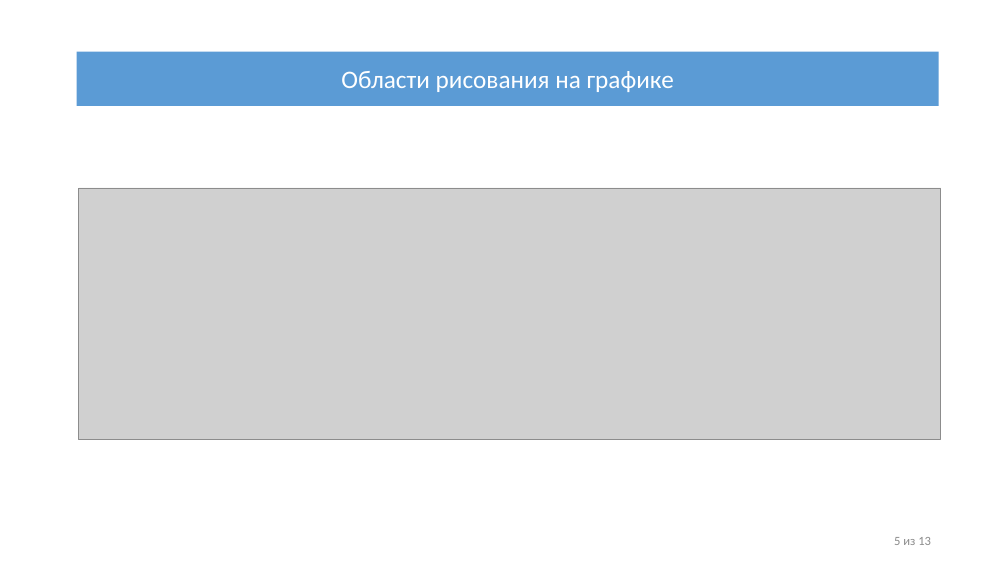
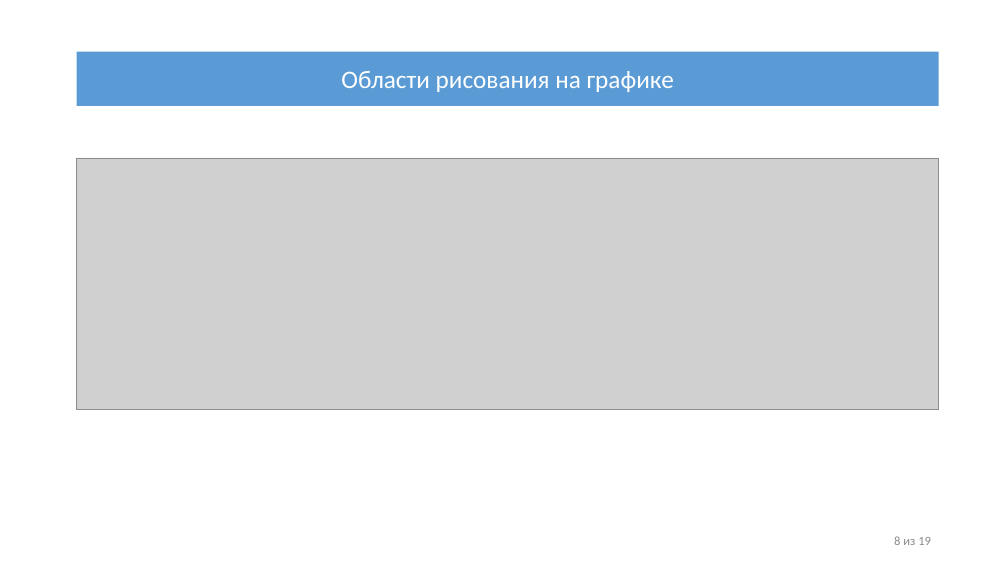
Before and after one commit to IliiaDenisov/masters-thesis, a slide deck: slide 8 of src/Презентация диплома.pptx (slide 6 before the commit). Drawn at 1008x567 pixels with LibreOffice and Linux fonts; fonts in the diff are those of the drawing; grey boxes stand for pictures. Boxes give left, top, right and bottom in pixels: in the first picture for what was removed or moved away, otherwise in the second. Text is boxed around its words. In the diff, an @@ line names an element or a change of style, - is before the commit and + after.

```diff
--- a/src/Презентация диплома.pptx
+++ b/src/Презентация диплома.pptx
@@ picture: place and size @@
-picture at <box>79,188,941,439</box>
+picture at <box>76,158,938,409</box>
@@ text at <box>894,536,931,545</box>: text changed @@
-5 из 13
+8 из 19
```
Also in this commit, not shown: 13 other slides changed, 4 slides added, 2 slides removed.
